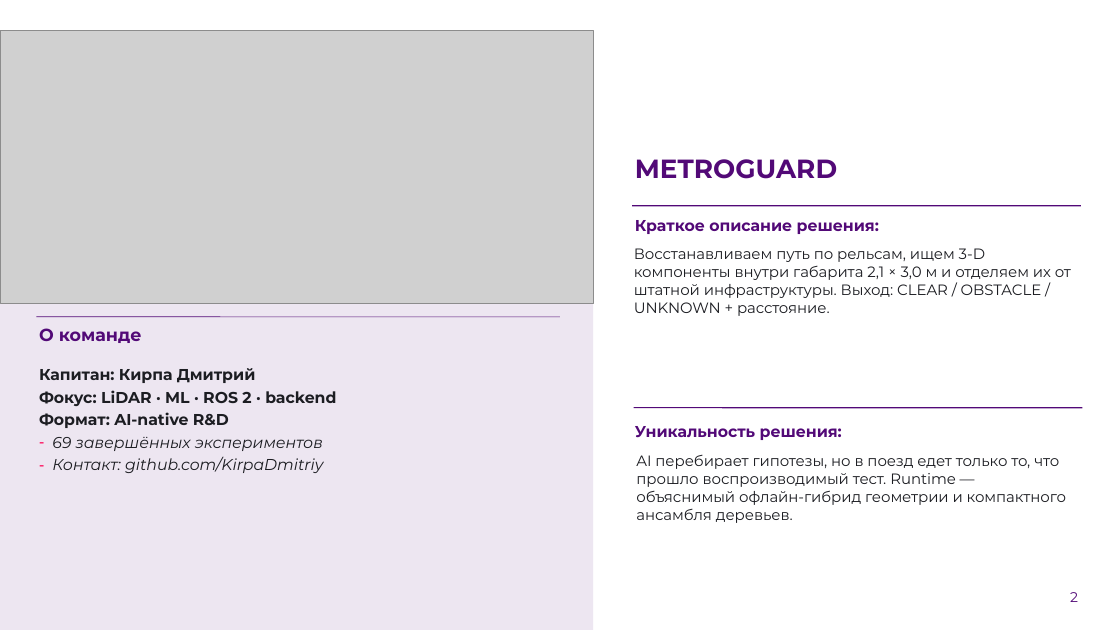
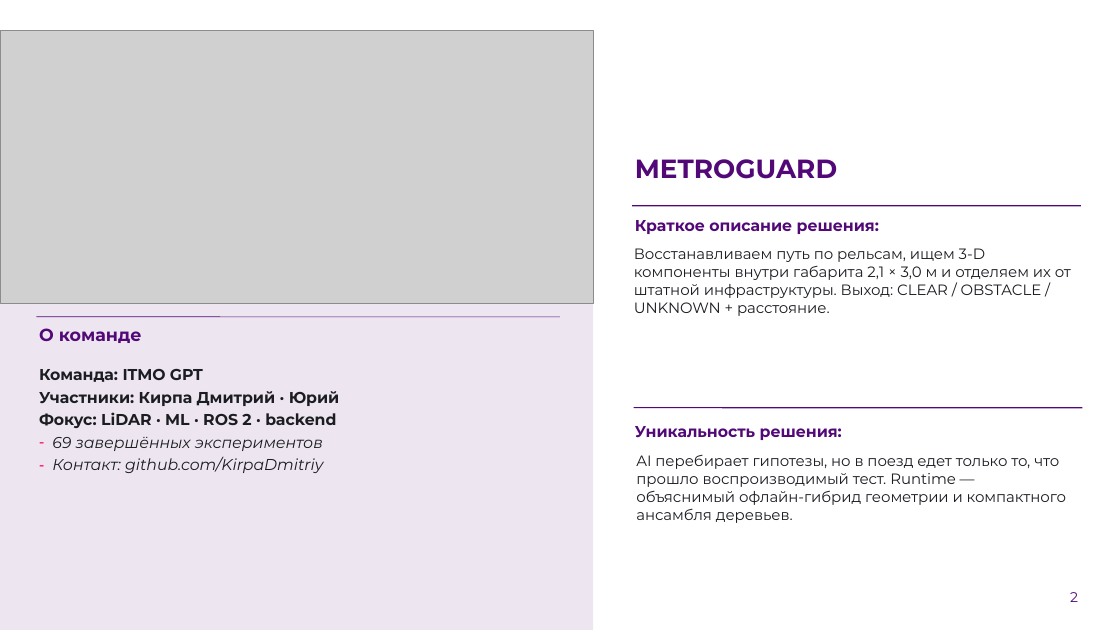
Before and after one commit to KirpaDmitriy/metroguard-lct2026, a slide deck: slide 2 of presentation/MetroGuard_LCT2026_Submission.pptx. Drawn at 1120x630 pixels with LibreOffice and Linux fonts; fonts in the diff are those of the drawing; grey boxes stand for pictures; background and template pictures are left out. Boxes give left, top, right and bottom in pixels: in the first picture for what was removed or moved away, otherwise in the second. Text is boxed around its words. In the diff, an @@ line names an element or a change of style, - is before the commit and + after.

```diff
--- a/presentation/MetroGuard_LCT2026_Submission.pptx
+++ b/presentation/MetroGuard_LCT2026_Submission.pptx
@@ text at bbox=[39, 369, 340, 406]: text changed @@
-Капитан: Кирпа Дмитрий
+Команда: ITMO GPT
+Участники: Кирпа Дмитрий · Юрий
@@ text at bbox=[39, 412, 229, 428]: paragraph removed @@
-Формат: AI-native R&D
```
Also in this commit, not shown: 1 other slide changed, 2 other files.
